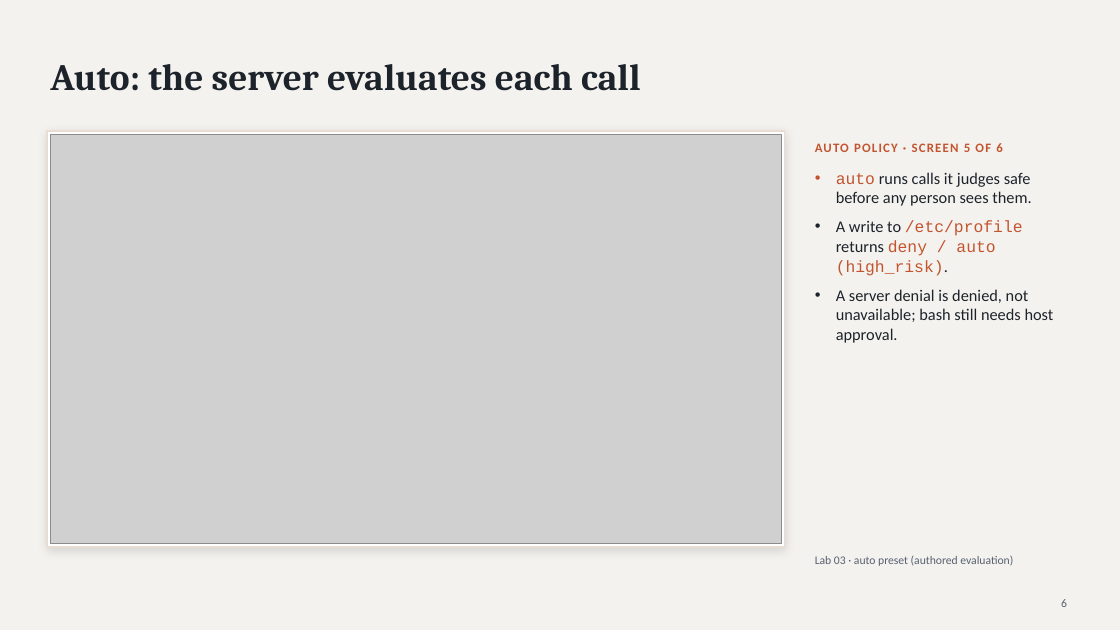
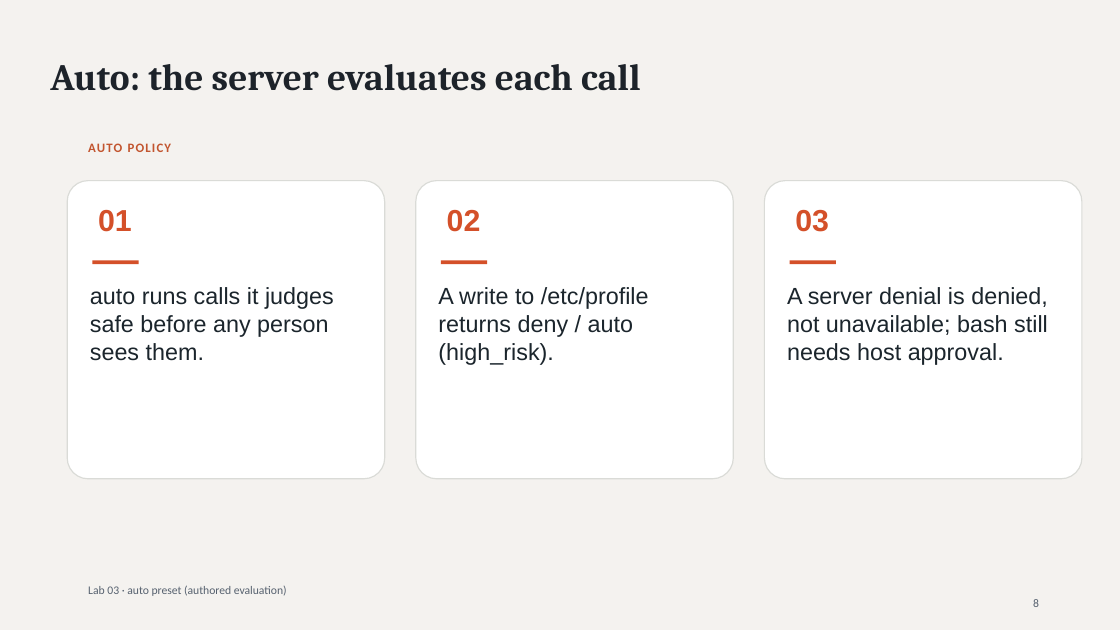
Before and after one commit to luiscoco/Udemy-claude-managed-agents-Lab-75, a slide deck: slide 8 of presentations/lab03/output/Lab03-Claude-Managed-Agents-Built-in-Tools.pptx (slide 6 before the commit). Drawn at 1120x630 pixels with LibreOffice and Linux fonts; fonts in the diff are those of the drawing; grey boxes stand for pictures. Boxes give left, top, right and bottom in pixels: in the first picture for what was removed or moved away, otherwise in the second. Text is boxed around its words. In the diff, an @@ line names an element or a change of style, - is before the commit and + after.

```diff
--- a/presentations/lab03/output/Lab03-Claude-Managed-Agents-Built-in-Tools.pptx
+++ b/presentations/lab03/output/Lab03-Claude-Managed-Agents-Built-in-Tools.pptx
@@ rectangle removed at [47, 131, 785, 547] @@
@@ picture removed at [50, 134, 781, 544] @@
@@ text at [88, 143, 172, 152]: text changed @@
-AUTO POLICY · SCREEN 5 OF 6
+AUTO POLICY
@@ text at [836, 172, 1031, 276]: paragraphs removed @@
-• auto runs calls it judges safe before any person sees them.
-• A write to /etc/profile returns deny / auto (high_risk).
@@ rounded rectangle added at [67, 181, 385, 479], fill #FFFFFF, outline #DADBD7 1 pt @@
@@ rounded rectangle added at [416, 181, 734, 479], fill #FFFFFF, outline #DADBD7 1 pt @@
@@ rounded rectangle added at [765, 181, 1082, 479], fill #FFFFFF, outline #DADBD7 1 pt @@
@@ text added at [98, 210, 132, 232], 26 pt, text #D45029, bold @@
+01
@@ text added at [447, 210, 481, 232], 26 pt, text #D45029, bold @@
+02
@@ text added at [795, 210, 829, 232], 26 pt, text #D45029, bold @@
+03
@@ rectangle added at [92, 260, 139, 264], fill #D45029 @@
@@ rectangle added at [441, 260, 487, 264], fill #D45029 @@
@@ rectangle added at [790, 260, 836, 264], fill #D45029 @@
@@ text added at [90, 287, 334, 361], 20 pt, text #1B252C @@
+auto runs calls it judges safe before any person sees them.
@@ text added at [438, 287, 649, 365], 20 pt, text #1B252C @@
+A write to /etc/profile returns deny / auto (high_risk).
@@ text "A server denial is denied, ...": place and size @@
-text "A server denial is denied, ..." at [836, 172, 1054, 343]
+text "A server denial is denied, ..." at [787, 287, 1048, 365]
@@ text "A server denial is denied, ..." at [787, 287, 1048, 365]: size 14 to 20 pt, font Calibri to Arial, text colour #1D232A to #1B252C; bullet • to none; less space between paragraphs @@
@@ text "Lab 03 · auto preset ...": place and size @@
-text "Lab 03 · auto preset ..." at [815, 556, 1013, 566]
+text "Lab 03 · auto preset ..." at [88, 585, 287, 596]
@@ text at [1033, 599, 1039, 607]: text changed @@
-6
+8
```
Also in this commit, not shown: 21 other slides changed, 3 slides added, 4 other files.
